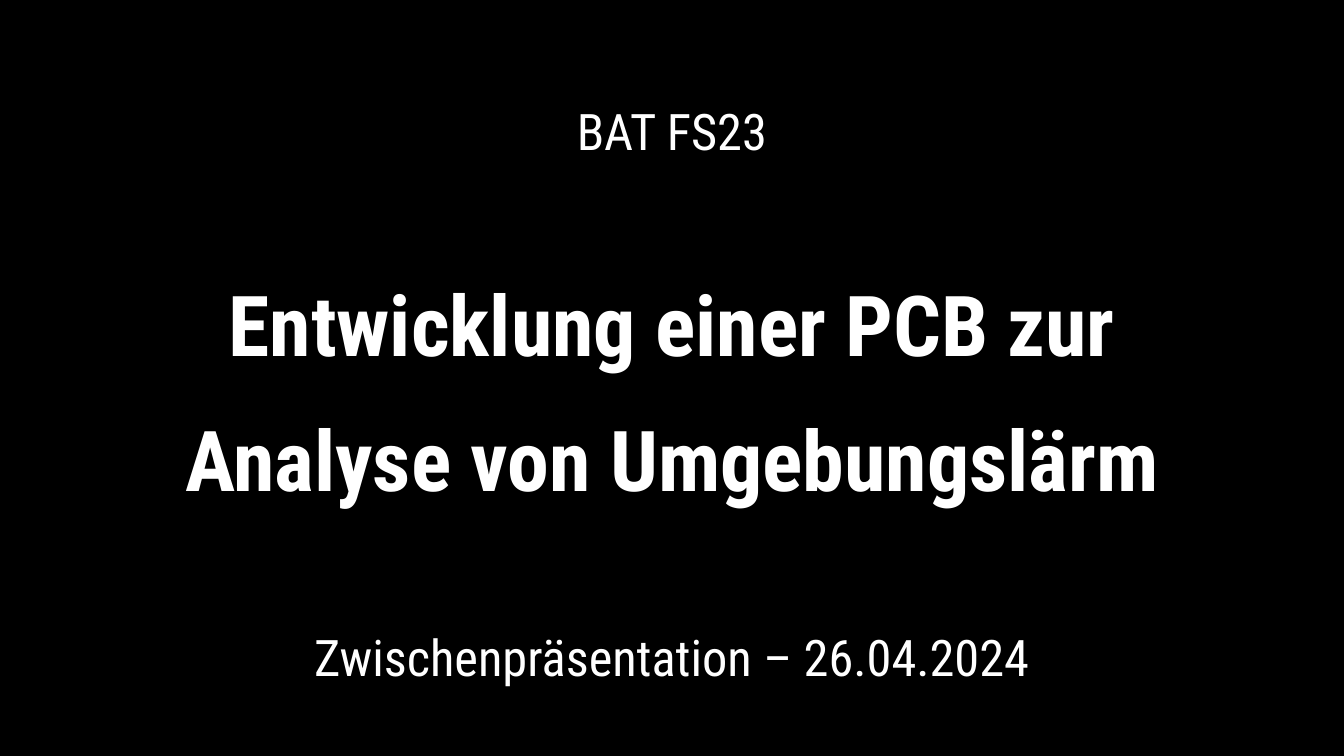
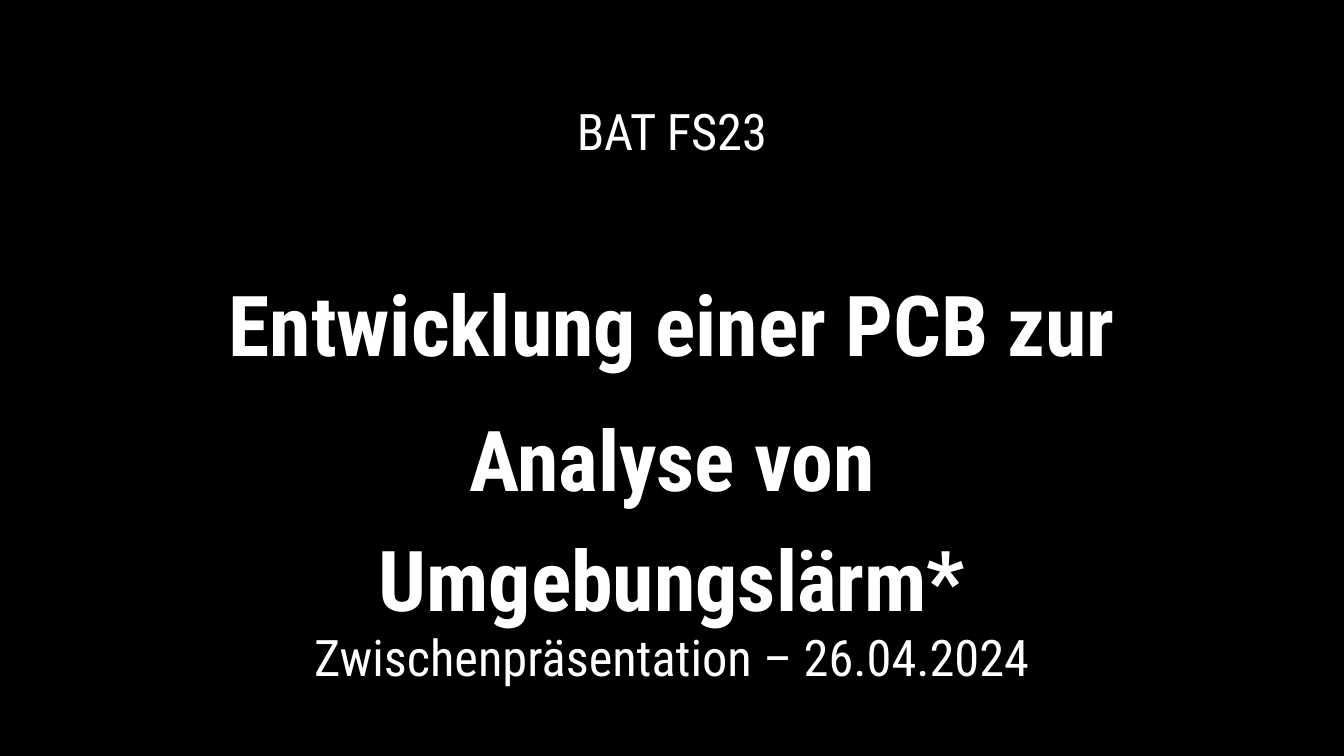
Before and after one commit to Froster2406/BAT2024, a slide deck: slide 1 of Dokumentation/Präsentation/BAT_Zwischenpraesentation.pptx. Drawn at 1344x756 pixels with LibreOffice and Linux fonts; fonts in the diff are those of the drawing; background and template pictures are left out; a plain dark background stands for a picture behind light text. Boxes give left, top, right and bottom in pixels: in the first picture for what was removed or moved away, otherwise in the second. Text is boxed around its words. In the diff, an @@ line names an element or a change of style, - is before the commit and + after.

```diff
--- a/Dokumentation/Präsentation/BAT_Zwischenpraesentation.pptx
+++ b/Dokumentation/Präsentation/BAT_Zwischenpraesentation.pptx
@@ subtitle at [379,428,965,629]: text changed @@
-Analyse von Umgebungslärm
+Analyse von Umgebungslärm*
```
Also in this commit, not shown: 8 other slides changed, 3 other files.
